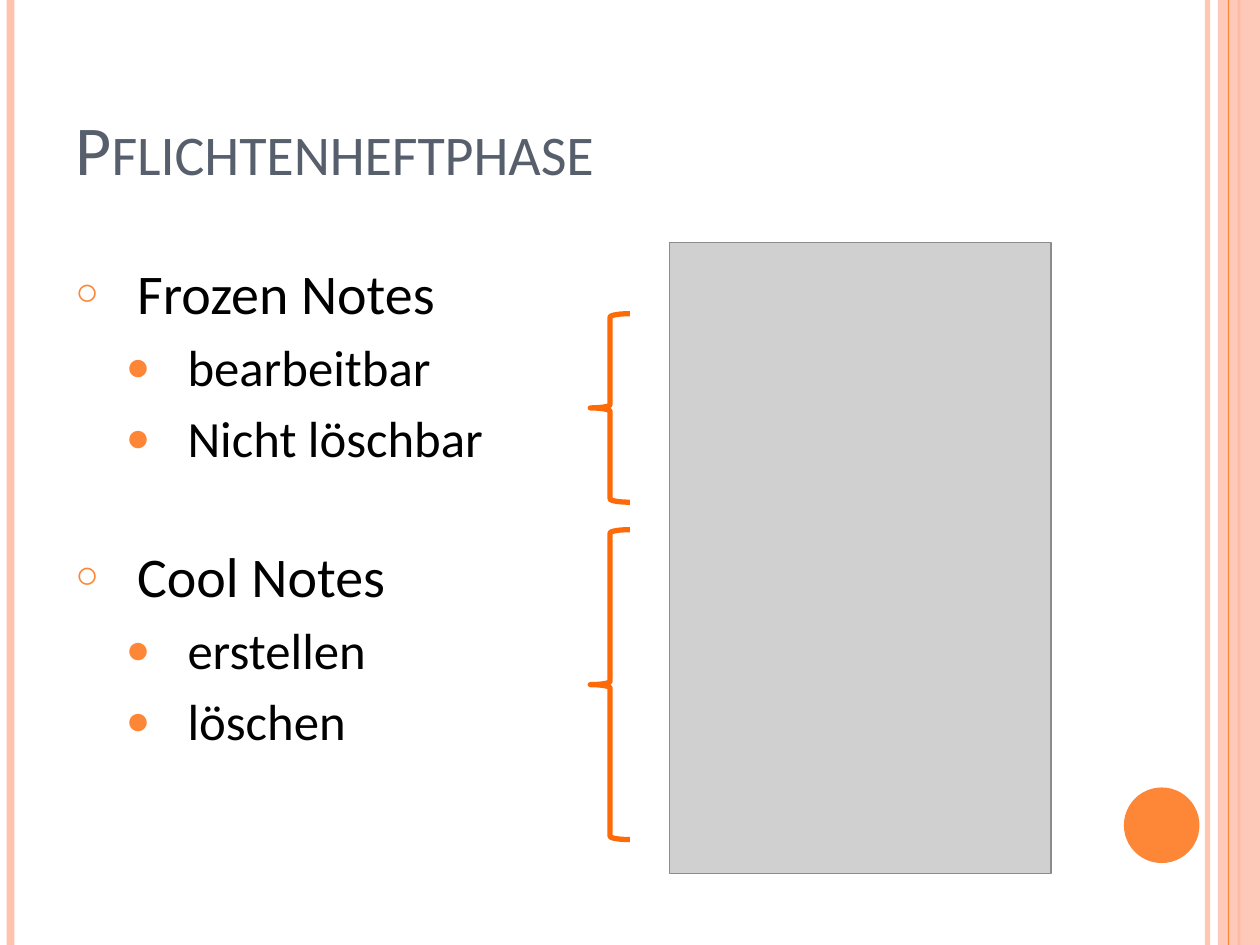
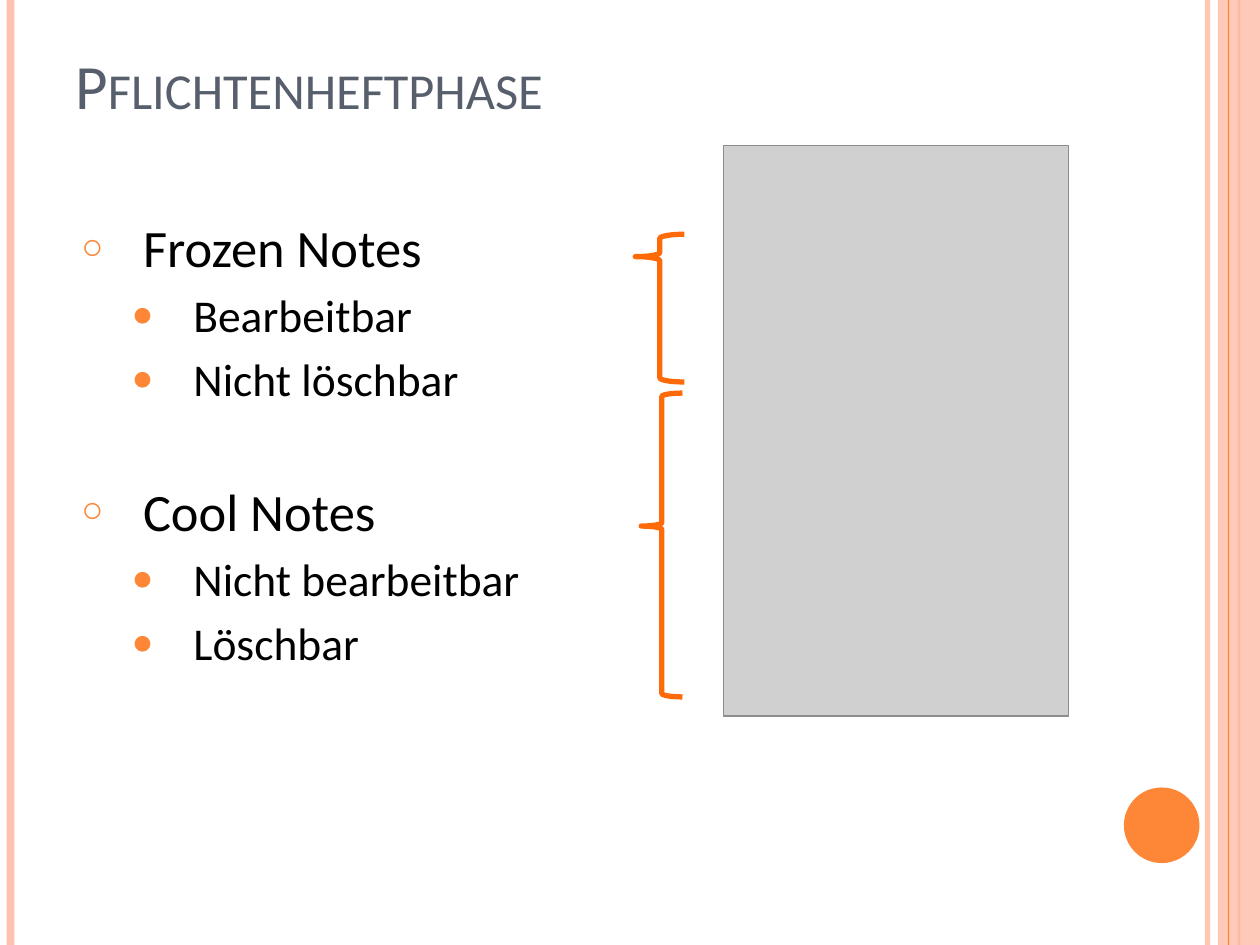
Before and after one commit to YuKitAs/fridget-android, a slide deck: slide 8 of documentation/Abschluss/Abschlusspräsentation.pptx (slide 7 before the commit). Drawn at 1260x945 pixels with LibreOffice and Linux fonts; fonts in the diff are those of the drawing; grey boxes stand for pictures. Boxes give left, top, right and bottom in pixels: in the first picture for what was removed or moved away, otherwise in the second. Text is boxed around its words. In the diff, an @@ line names an element or a change of style, - is before the commit and + after.

Commit message:
Pflichtenheft part slides

```diff
--- a/documentation/Abschluss/Abschlusspräsentation.pptx
+++ b/documentation/Abschluss/Abschlusspräsentation.pptx
@@ title "Pflichtenheftphase" at (63,38,1092,129): size 40 to 36 pt @@
@@ picture: place and size @@
-picture at (669,242,1051,873)
+picture at (723,146,1067,717)
@@ text "Frozen Notes": place and size @@
-text "Frozen Notes" at (137,278,483,741)
+text "Frozen Notes" at (143,233,519,661)
@@ text at (143,233,458,532): size 32 to 30 pt in "Frozen Notes", "Cool Notes"; size 29 to 26 pt in "Nicht löschbar" @@
@@ left brace: place and size @@
-left brace at (591,314,630,503)
+left brace at (635,234,684,382)
@@ left brace at (635,234,684,382): proportions changed @@
@@ text at (193,300,412,333): text changed; size 29 to 26 pt @@
-  ● bearbeitbar
+  ● Bearbeitbar
@@ left brace at (641,393,683,697): proportions changed @@
@@ left brace: place and size @@
-left brace at (591,529,630,839)
+left brace at (641,393,683,697)
@@ text at (193,564,519,661): text changed; size 29 to 26 pt @@
-  ● erstellen
-  ● löschen
+  ● Nicht bearbeitbar
+  ● Löschbar
```
Also in this commit, not shown: 2 other slides changed, 1 slide added.
